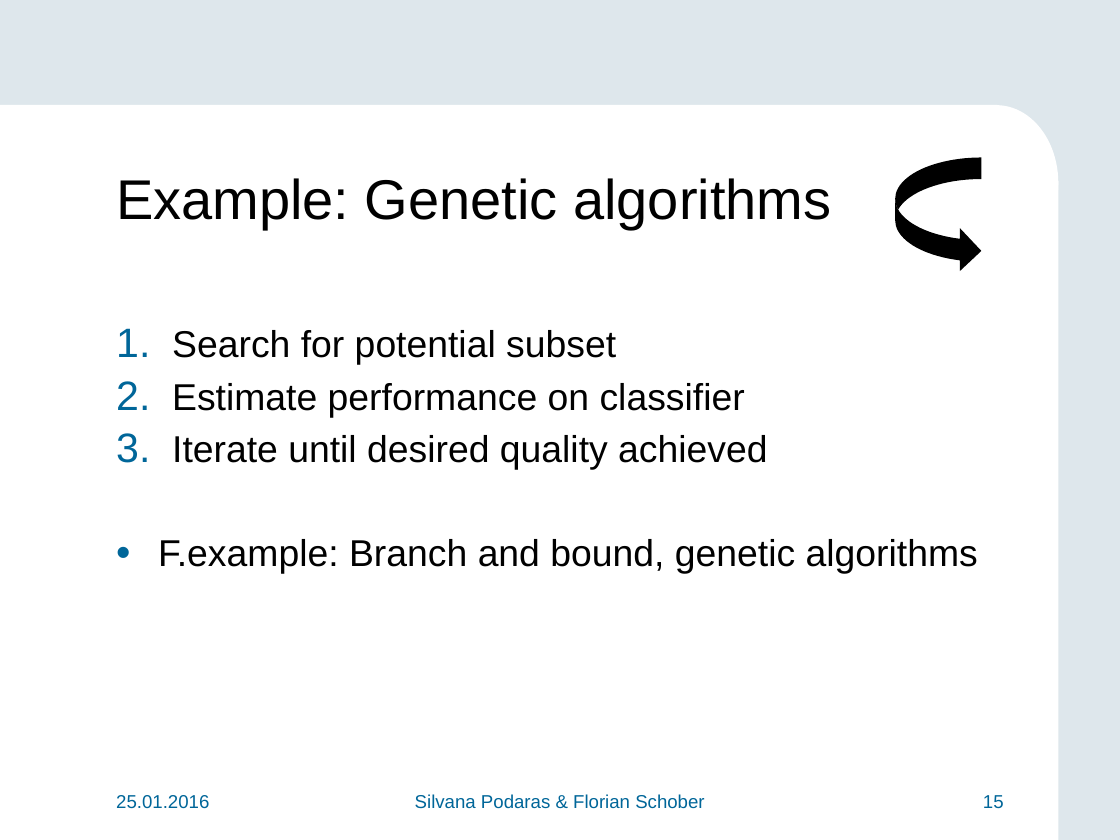
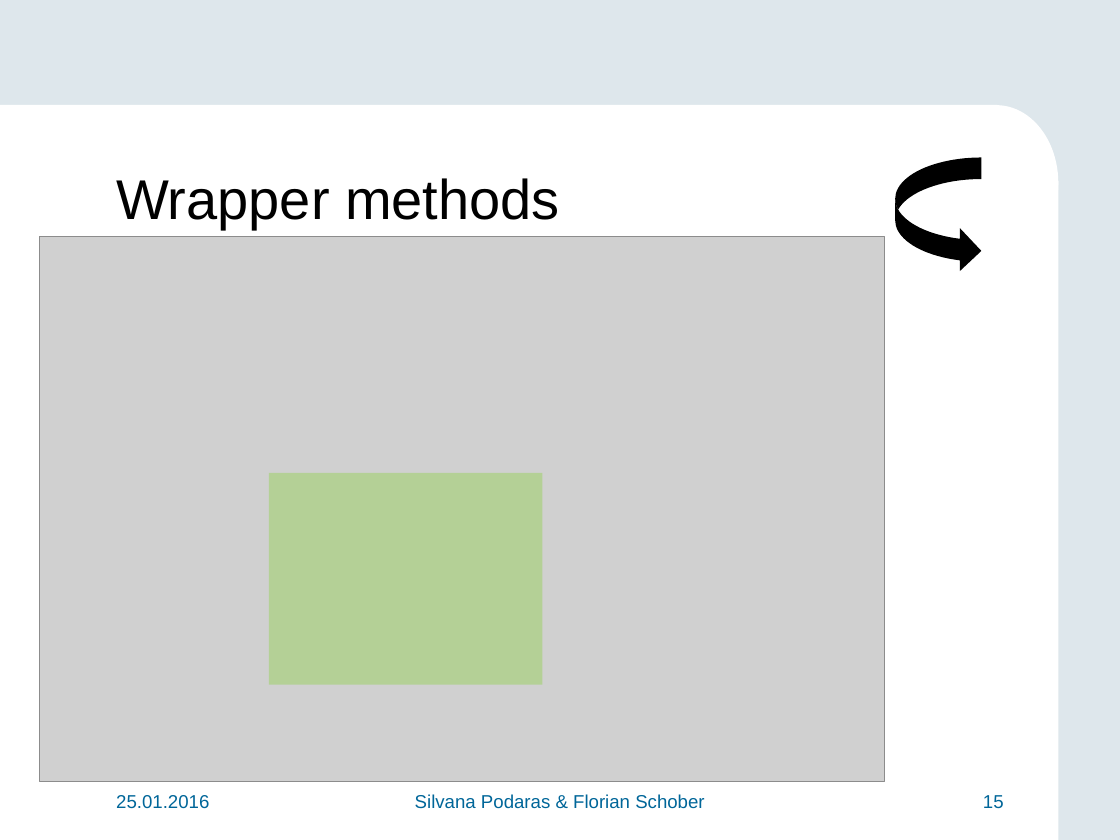
Before and after one commit to teretrus/VisSeminar, a slide deck: slide 15 of presentation/Presentation.pptx. Drawn at 1120x840 pixels with LibreOffice and Linux fonts; fonts in the diff are those of the drawing; grey boxes stand for pictures; background and template pictures are left out. Boxes give left, top, right and bottom in pixels: in the first picture for what was removed or moved away, otherwise in the second. Text is boxed around its words. In the diff, an @@ line names an element or a change of style, - is before the commit and + after.

Commit message:
Diagramm for wrappers, some fixes

```diff
--- a/presentation/Presentation.pptx
+++ b/presentation/Presentation.pptx
@@ title at (x1=116, y1=178, x2=560, y2=228): text changed @@
-Example: Genetic algorithms
+Wrapper methods
@@ picture added at (x1=39, y1=236, x2=885, y2=782) @@
@@ text removed at (x1=158, y1=330, x2=978, y2=574) @@
-1. Search for potential subset
-2. Estimate performance on classifier
-3. Iterate until desired quality achieved
-• F.example: Branch and bound, genetic algorithms
@@ rectangle added at (x1=269, y1=473, x2=542, y2=684), fill #92D050 at 45% opacity @@
```
Also in this commit, not shown: 7 other slides changed, 3 slides added.
